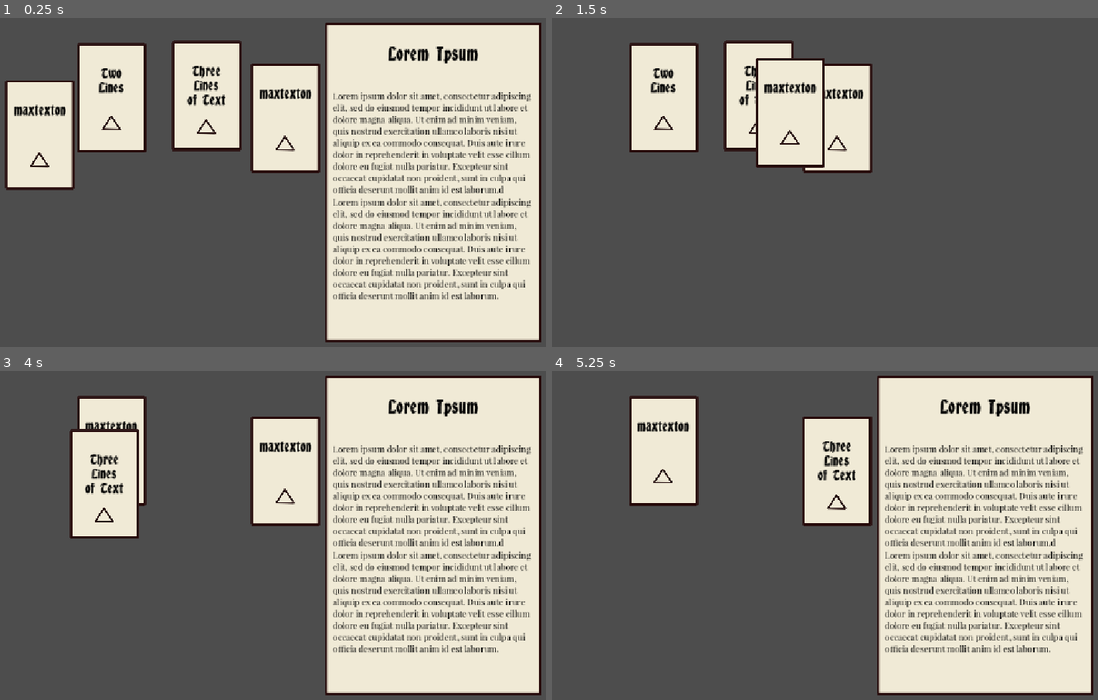
Above: before the commit, frames 1-4 (two rows, left to right).
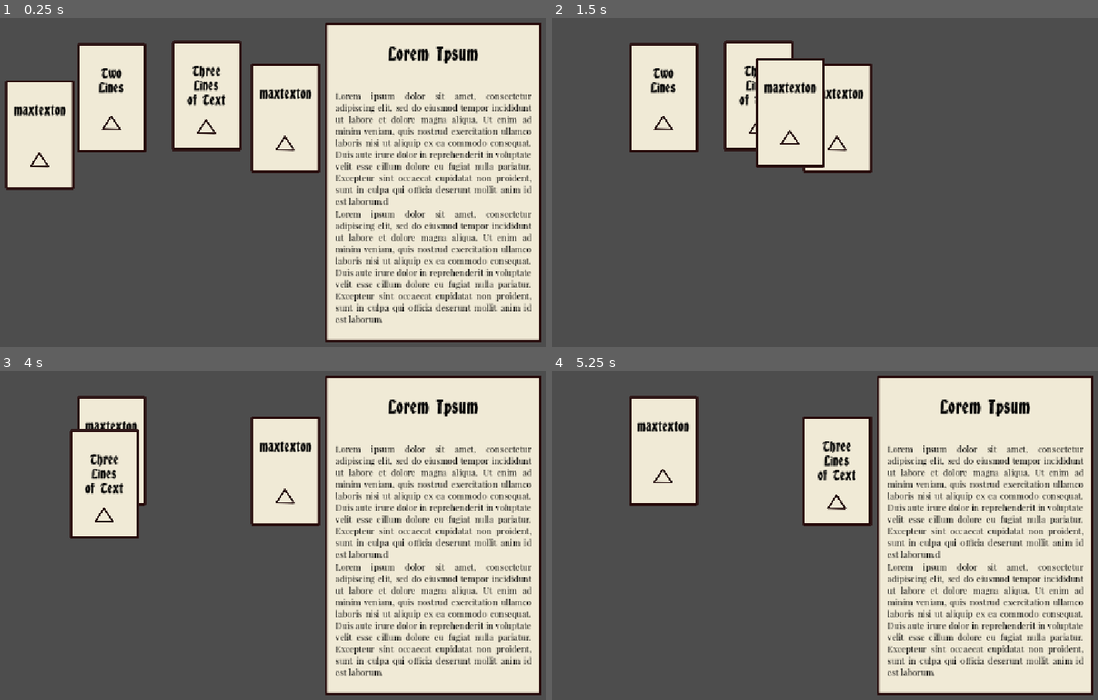
Above: after the commit, the same moments.

Repository: Ytlander/timeline-stories
Game: Godot game, scene res://Scenes/main.tscn
Same seed, same stepped clock (60 frames per second), same inputs: the game is played once before the commit and once after it.
Inputs (mouse positions are in pixels of both pictures, inside the frame that each line leads up to):
- Up to frame 1 (0.25 s): no input
- Up to frame 2 (1.5 s): tap Enter (ui_accept) at 0.5 s; drag from (590, 133) to (835, 116) at 0.52 s; drag from (835, 116) to (661, 96) at 1.27 s
- Up to frame 3 (4 s): press the mouse at (109, 449) at 2.03 s; release the mouse at (109, 449) at 2.75 s; tap Enter (ui_accept) at 2.75, 3.77 s; drag from (207, 446) to (103, 482) at 2.77 s; move the mouse to (475, 588) at 3.52 s; press the mouse at (475, 588) at 3.53 s
- Up to frame 4 (5.25 s): release the mouse at (1027, 588) at 4.25 s; tap Enter (ui_accept) at 4.25 s; drag from (655, 482) to (835, 469) at 4.27 s; move the mouse to (874, 535) at 5.02 s; press the mouse at (874, 535) at 5.03 s

The runs differ from the first frame. In frame 1, 8.7% of the frame differs, in the area x 60-98%, y 22-93%; in frame 2, nothing differs; in frame 3, 8.7%; in frame 4, 8.7%.

Commit message:
change alignment of text and margins
Horizontal alignment set to fill so that it looks more like the text of a book

Changed fit content on so that the text shrinks to fit the box

Diff:
--- a/Scenes/main.tscn
+++ b/Scenes/main.tscn
@@ -50,9 +50,9 @@
 
 [node name="MarginContainer" type="MarginContainer" parent="CanvasLayer/EventText"]
 layout_mode = 2
-theme_override_constants/margin_left = 10
+theme_override_constants/margin_left = 15
 theme_override_constants/margin_top = 35
-theme_override_constants/margin_right = 10
+theme_override_constants/margin_right = 15
 theme_override_constants/margin_bottom = 25
 
 [node name="VBoxContainer" type="VBoxContainer" parent="CanvasLayer/EventText/MarginContainer"]
@@ -80,6 +80,9 @@
 theme_override_font_sizes/normal_font_size = 16
 text = "Lorem ipsum dolor sit amet, consectetur adipiscing elit, sed do eiusmod tempor incididunt ut labore et dolore m …(335 unchanged characters)…
 Lorem ipsum dolor sit amet, consectetur adipiscing elit, sed do eiusmod tempor incididunt ut labore et dolore magna ali …(327 unchanged characters)…
+fit_content = true
+scroll_active = false
+horizontal_alignment = 3
 
 [editable path="Card Manager/Story_Card2"]
 [editable path="Card Manager/Story_Card3"]
